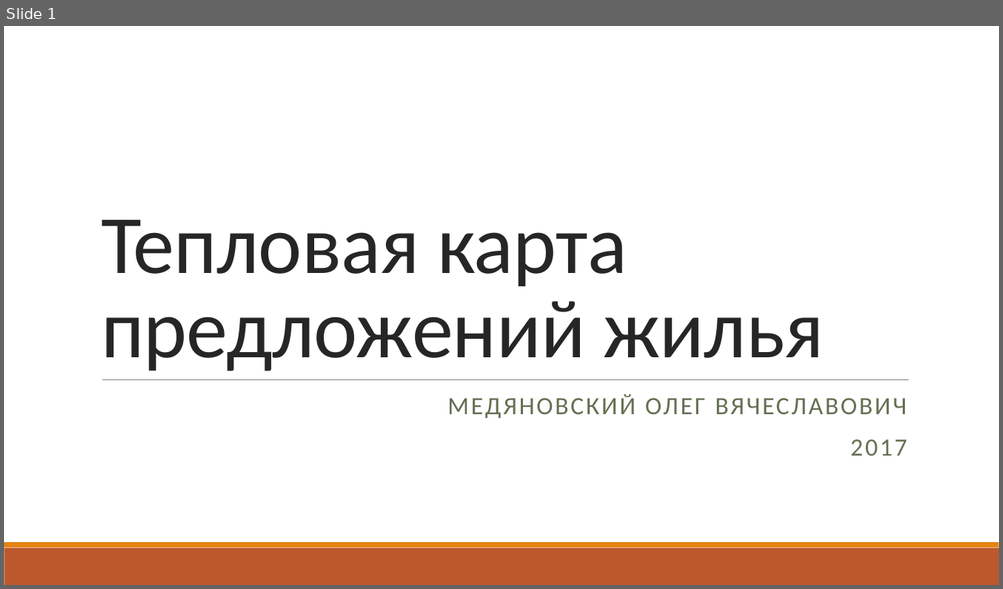
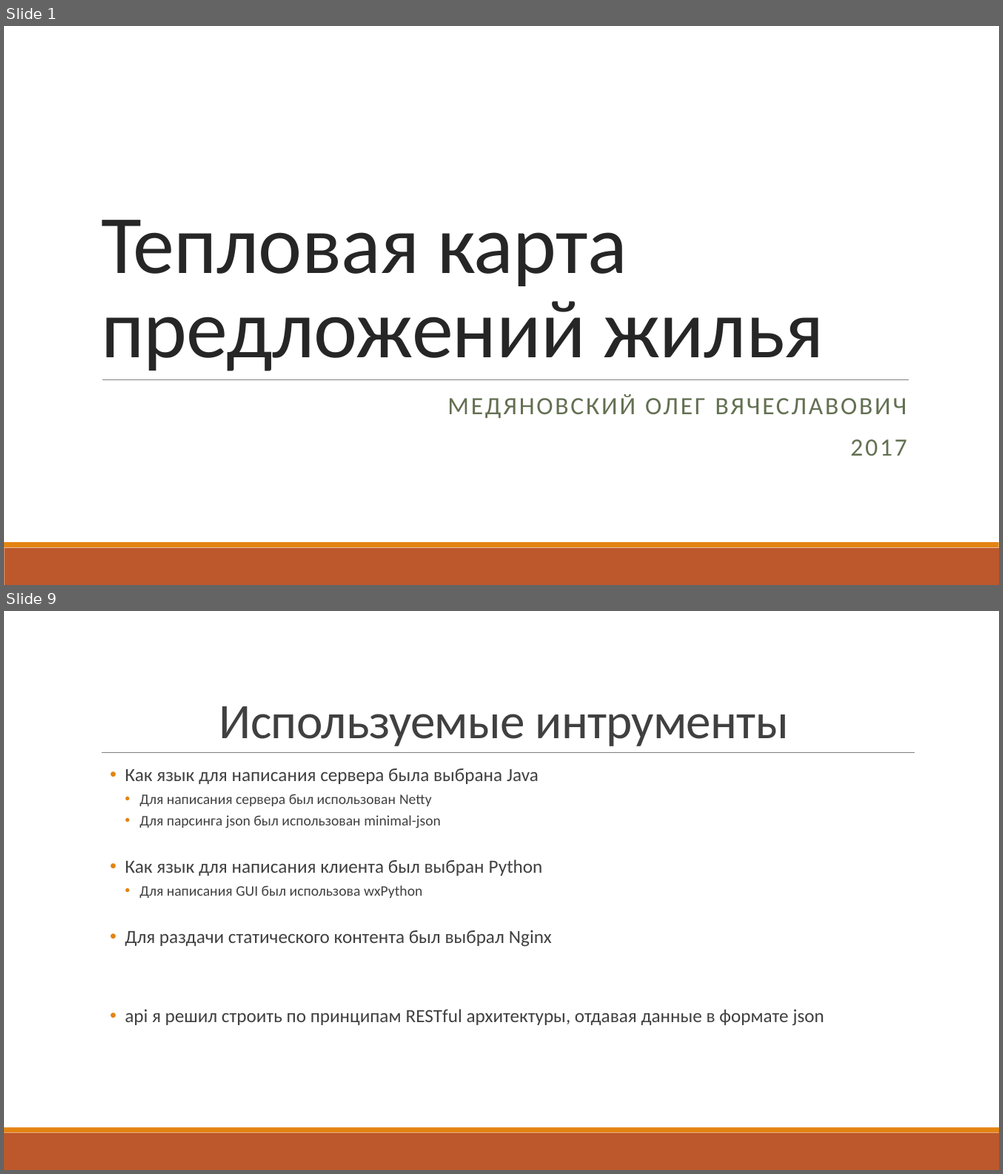
Before and after one commit to Zettroke/PropertyHeatMap, a slide deck: Презентация/Тепловая карта предложений жилья.pptx. Shown one above the other, each under a label of ours: slide 1 before the commit, slides 1 and 9 after it; the slides between them are not shown. The pictures are 1003x589 and 1003x1174 pixels, drawn with LibreOffice and Linux fonts; fonts in the diff are those of the drawing. Boxes give left, top, right and bottom in pixels: in the first picture for what was removed or moved away, otherwise in the second. Text is boxed around its words. In the diff, an @@ line names an element or a change of style, - is before the commit and + after.

```diff
--- a/Презентация/Тепловая карта предложений жилья.pptx
+++ b/Презентация/Тепловая карта предложений жилья.pptx
@@ slide 9 added at (4,611,999,1170), background #FFFFFF; not listed: 2 template elements that a slide beside it also shows @@
@@ title added at (219,706,788,746), 48 pt, text #404040 @@
+Используемые интрументы
@@ line added from (102, 753) to (915, 753), #808080 0.5 pt @@
@@ text added at (125,769,824,1026), 18 pt, text #404040 @@
+  • Как язык для написания сервера была выбрана Java
+    • Для написания сервера был использован Netty
+    • Для парсинга json был использован minimal-json
+  • Как язык для написания клиента был выбран Python
+    • Для написания GUI был использова wxPython
+  • Для раздачи статического контента был выбрал Nginx
+  • api я решил строить по принципам RESTful архитектуры, отдавая данные в формате json
```
Also in this commit, not shown: 2 slides changed, 12 other slides added, 2 slides removed, 8 other files.
